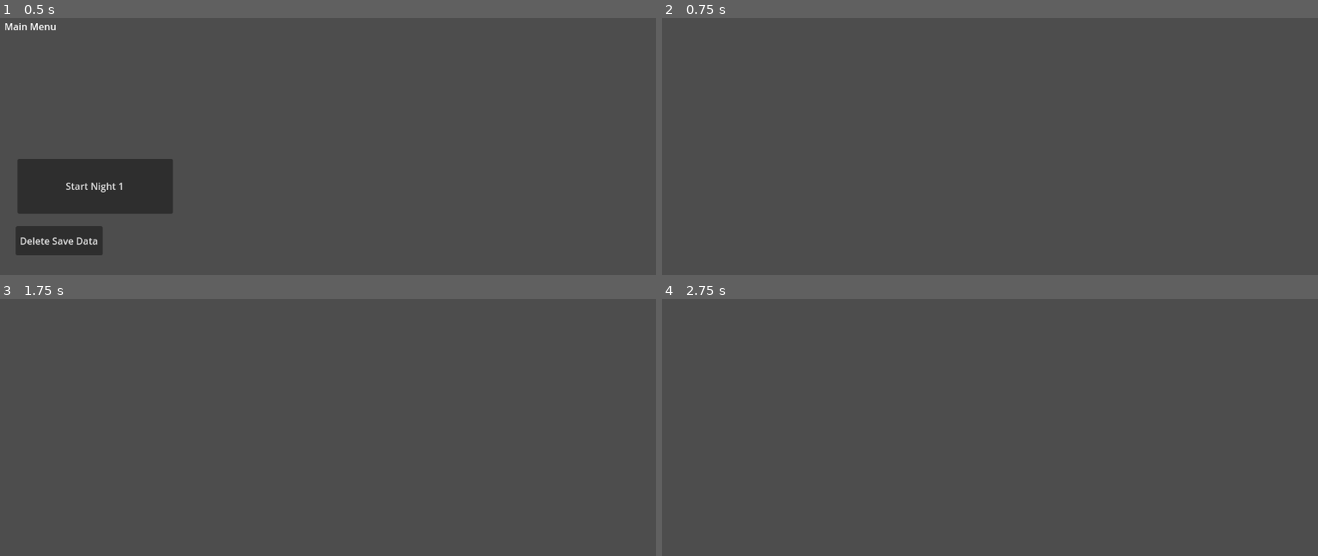
Above: before the commit, frames 1-4 (two rows, left to right).
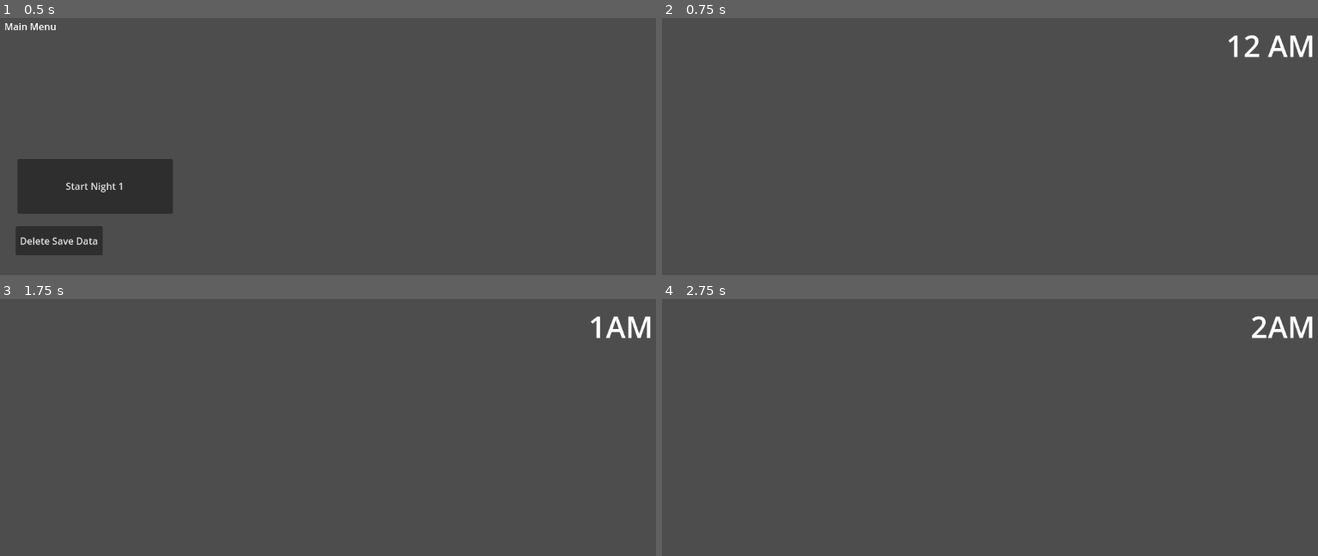
Above: after the commit, the same moments.

Repository: Goonchii/SitNSurviveTest
Game: Godot game, scene res://scenes/MainMenu.tscn
Same seed, same stepped clock (60 frames per second), same inputs: the game is played once before the commit and once after it.
Inputs:
- Up to frame 1 (0.5 s): no input
- Up to frame 2 (0.75 s): click "Start Night 1" at 0.5 s
- Up to frame 3 (1.75 s): tap Enter at 1.25 s
- Up to frame 4 (2.75 s): tap Space at 2 s

Frame 1 is identical in both runs. In frame 2, 0.5% of the frame differs, in the area x 86-100%, y 6-16%; in frame 3, 0.4%; in frame 4, 0.4%.

Commit message:
Update office.tscn

Diff:
--- a/scenes/office.tscn
+++ b/scenes/office.tscn
@@ -1,19 +1,31 @@
-[gd_scene load_steps=3 format=3 uid="uid://b5w43eb767h57"]
+[gd_scene load_steps=4 format=3 uid="uid://b5w43eb767h57"]
 
 [ext_resource type="Script" path="res://scripts/movement.gd" id="1_u4xte"]
 [ext_resource type="Script" path="res://scripts/testcharacter.gd" id="2_ou7di"]
+[ext_resource type="Script" path="res://scripts/time.gd" id="3_jlpy7"]
 
 [node name="Office" type="Node2D"]
 
-[node name="Node2D" type="Node2D" parent="."]
+[node name="Char1 AI" type="Node2D" parent="."]
 script = ExtResource("1_u4xte")
 
-[node name="Timer" type="Timer" parent="Node2D"]
-wait_time = 3.0
+[node name="Timer" type="Timer" parent="Char1 AI"]
 autostart = true
 
-[node name="Node2D2" type="Node2D" parent="."]
+[node name="Char2 AI" type="Node2D" parent="."]
 script = ExtResource("2_ou7di")
 
-[node name="Timer" type="Timer" parent="Node2D2"]
+[node name="Timer" type="Timer" parent="Char2 AI"]
 autostart = true
+
+[node name="Time" type="Label" parent="."]
+offset_left = 982.0
+offset_top = 13.0
+offset_right = 1131.0
+offset_bottom = 82.0
+theme_override_font_sizes/font_size = 50
+text = "12 AM"
+horizontal_alignment = 2
+script = ExtResource("3_jlpy7")
+
+[node name="Timer" type="Timer" parent="Time"]
